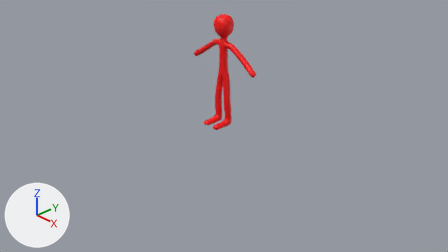
Two versions of the Blender file art/blender/stickman.blend, one commit apart.
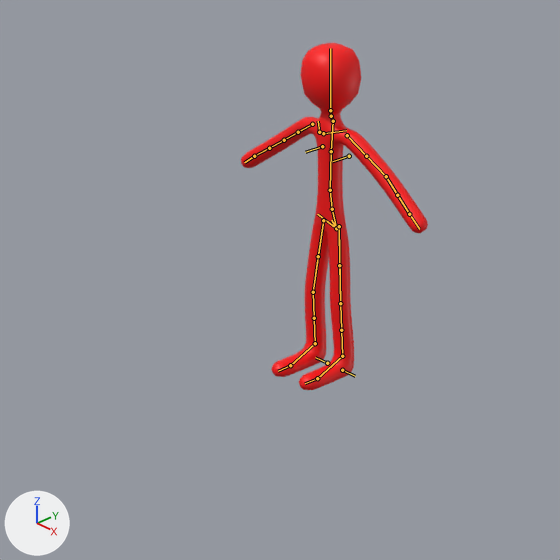
Each version is shown from the file's camera 'Camera', then close up on the part from 25% to 67% of the width and 0% to 74% of the height. The lights are fixed; the arrows at lower left show +X, +Y and +Z. The bones that bend it are drawn over the model as lines in the close-ups.

Objects in the first close-up: 'Skin'.
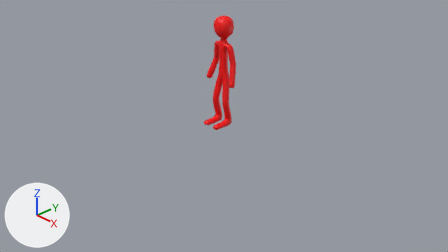
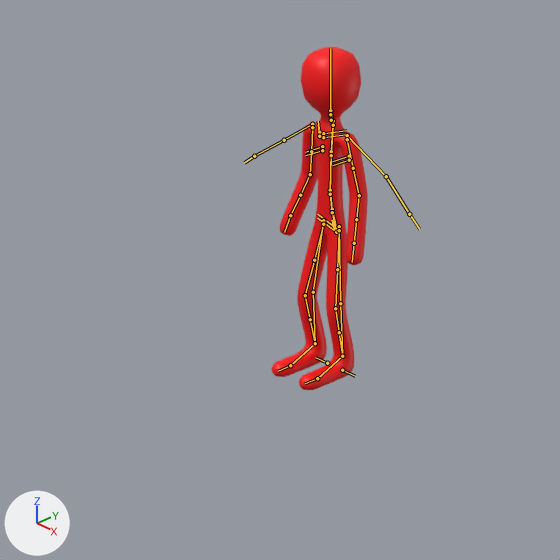
The newer file adds an action. The first version stands in its rest pose; the second is drawn at frame 1 of the action 'Jump'.

Edits to the scene script, one JSON object a line:
```json
{"block": "bone_torso", "where": "bone_torso = bpy.data.objects['rig'].pose.bones['torso']  # child of 'MCH-torso.parent'"}
{"op": "set", "path": "bone_torso.location", "old": "(0.0, 0.0, 0.0)", "new": "(0.0, 0.0, -0.023)"}
{"block": "bone_thigh_ik_l", "where": "bone_thigh_ik_l = bpy.data.objects['rig'].pose.bones['thigh_ik.L']  # child of 'MCH-thigh_ik_swing.L'"}
{"op": "set", "path": "bone_thigh_ik_l.rotation_euler", "old": "(0.0, 0.0, 0.0)", "new": "(0.0, 0.297, 0.0)", "note": "degrees (0, 0, 0) -> degrees (0, 17, 0)"}
{"block": "bone_thigh_ik_r", "where": "bone_thigh_ik_r = bpy.data.objects['rig'].pose.bones['thigh_ik.R']  # child of 'MCH-thigh_ik_swing.R'"}
{"op": "set", "path": "bone_thigh_ik_r.rotation_euler", "old": "(0.0, 0.0, 0.0)", "new": "(0.0, -0.297, 0.0)", "note": "degrees (0, 0, 0) -> degrees (0, -17, 0)"}
{"block": "bone_upper_arm_fk_l", "where": "bone_upper_arm_fk_l = bpy.data.objects['rig'].pose.bones['upper_arm_fk.L']  # child of 'MCH-upper_arm_parent.L'"}
{"op": "set", "path": "bone_upper_arm_fk_l.rotation_quaternion", "old": "(1.0, 0.0, 0.0, 0.0)", "new": "(0.925, 0.056, 0.039, -0.375)", "note": "degrees (0, 0, 0) -> degrees (4, 7, -44)"}
{"block": "bone_forearm_fk_l", "where": "bone_forearm_fk_l = bpy.data.objects['rig'].pose.bones['forearm_fk.L']  # child of 'upper_arm_fk.L'"}
{"op": "set", "path": "bone_forearm_fk_l.rotation_quaternion", "old": "(1.0, 0.0, 0.0, 0.0)", "new": "(0.993, 0.118, -0.024, 0.022)", "note": "degrees (0, 0, 0) -> degrees (13, -3, 2)"}
{"block": "bone_upper_arm_fk_r", "where": "bone_upper_arm_fk_r = bpy.data.objects['rig'].pose.bones['upper_arm_fk.R']  # child of 'MCH-upper_arm_parent.R'"}
{"op": "set", "path": "bone_upper_arm_fk_r.rotation_quaternion", "old": "(1.0, 0.0, 0.0, 0.0)", "new": "(0.925, 0.056, -0.039, 0.375)", "note": "degrees (0, 0, 0) -> degrees (4, -7, 44)"}
{"block": "bone_forearm_fk_r", "where": "bone_forearm_fk_r = bpy.data.objects['rig'].pose.bones['forearm_fk.R']  # child of 'upper_arm_fk.R'"}
{"op": "set", "path": "bone_forearm_fk_r.rotation_quaternion", "old": "(1.0, 0.0, 0.0, 0.0)", "new": "(0.993, 0.118, 0.024, -0.022)", "note": "degrees (0, 0, 0) -> degrees (13, 3, -2)"}
```

Location of each change, (x1, y1, x2, y2) in pixels of the close-ups (560 x 560 px):
```json
{"object": "Skin", "change": "posed", "before": [241, 43, 428, 390], "after": [271, 47, 368, 390], "on screen": "48% narrower"}
```
